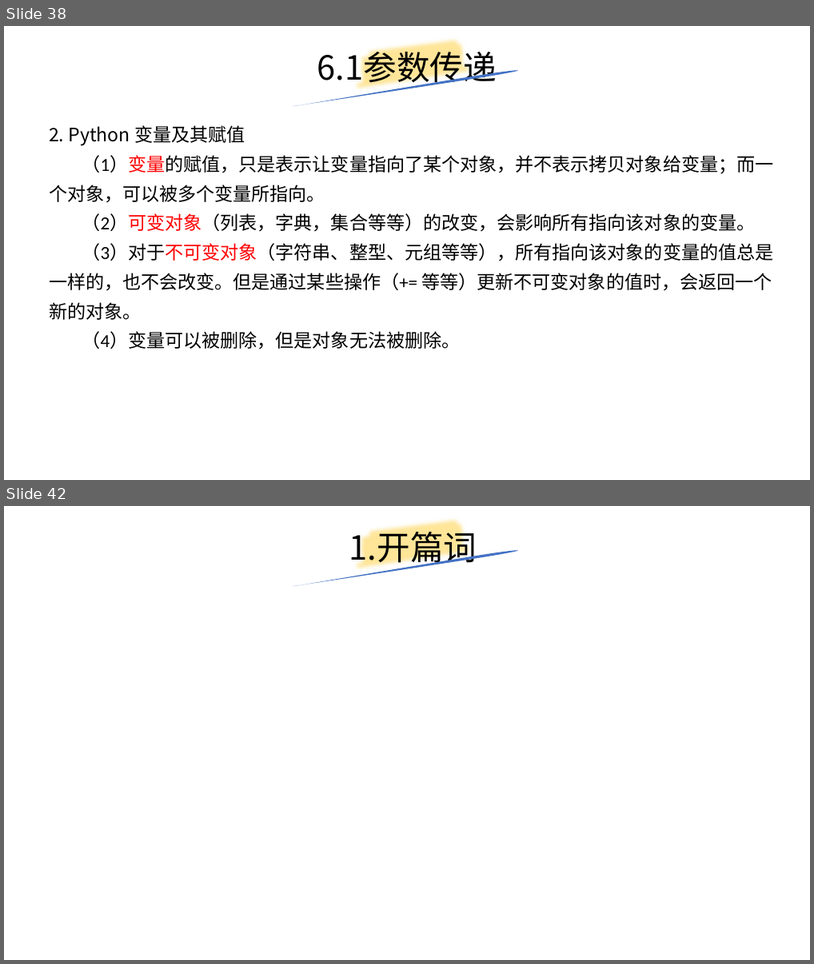
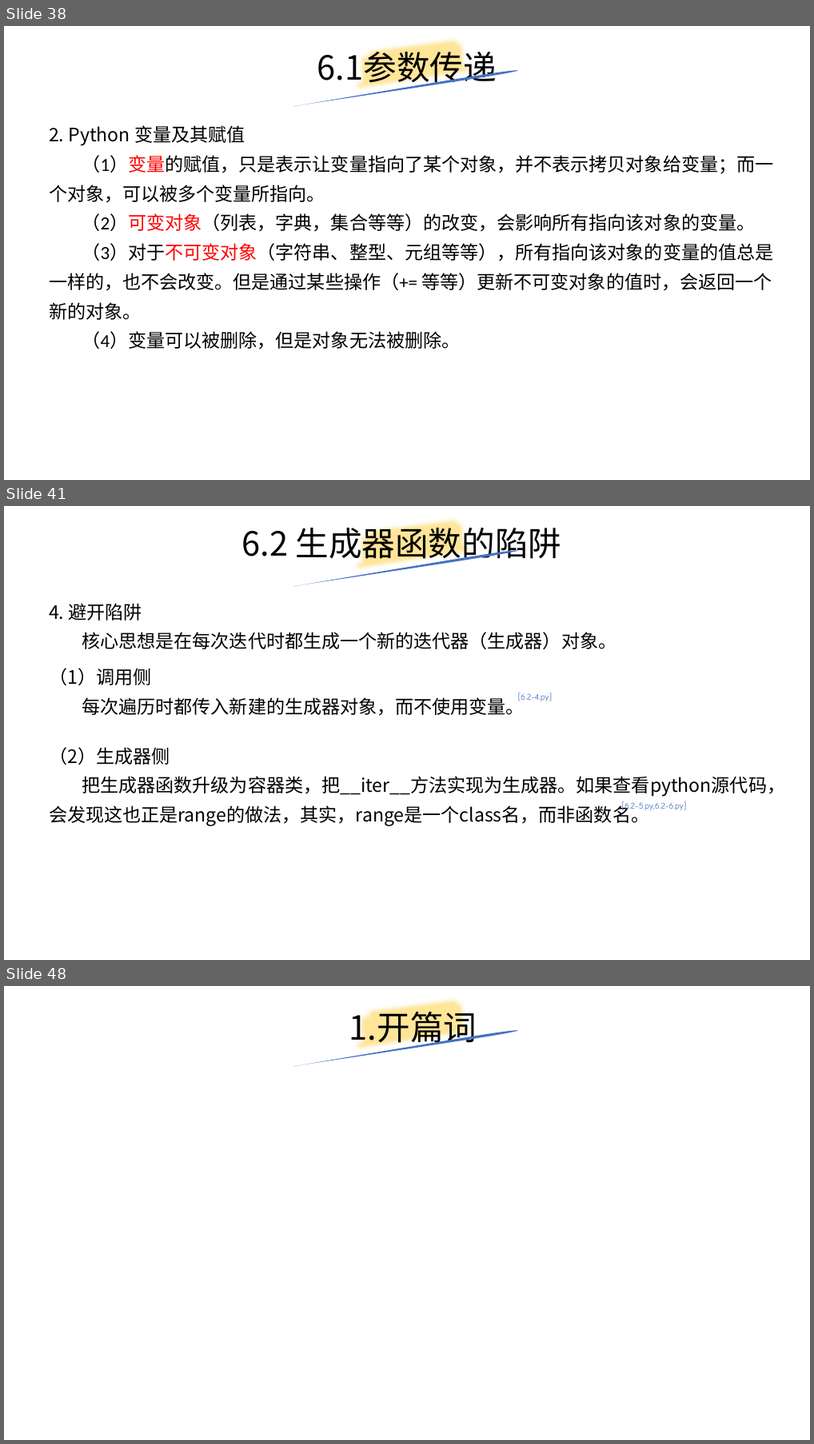
Before and after one commit to yiwenliu/CorePython, a slide deck: PPT/CorePython.pptx. Shown one above the other, each under a label of ours: slides 38 and 42 before the commit, slides 38, 41 and 48 after it; the slides between them are not shown. The pictures are 814x964 and 814x1444 pixels, drawn with LibreOffice and Linux fonts; fonts in the diff are those of the drawing. Boxes give left, top, right and bottom in pixels: in the first picture for what was removed or moved away, otherwise in the second. Text is boxed around its words. In the diff, an @@ line names an element or a change of style, - is before the commit and + after.

```diff
--- a/PPT/CorePython.pptx
+++ b/PPT/CorePython.pptx
@@ slide 41 added at [4,506,810,960], background #FFFFFF @@
@@ title added at [242,522,562,564], 39.6 pt, text #000000 @@
+6.2 生成器函数的陷阱
@@ freeform shape added at [353,506,476,586], outline #FFE699 16 pt @@
@@ freeform shape added at [292,549,519,586], fill #4472C4 @@
@@ text added at [49,603,617,649], 22 pt, text #000000 @@
+4. 避开陷阱
+核心思想是在每次迭代时都生成一个新的迭代器（生成器）对象。
@@ text added at [49,668,524,716], 22 pt, text #000000 @@
+（1）调用侧
+每次遍历时都传入新建的生成器对象，而不使用变量。
@@ text added at [518,692,552,701], 18 pt, text #4472C4 @@
+[6.2-4.py]
@@ text added at [49,747,786,826], 22 pt, text #000000 @@
+（2）生成器侧
+把生成器函数升级为容器类，把__iter__方法实现为生成器。如果查看python源代码，会发现这也正是range的做法，其实，range是一个class名，而非函数名。
@@ text added at [622,801,687,812], 18 pt, text #4472C4 @@
+[6.2-5.py,6.2-6.py]
@@ what was slide 42 is now slide 48 @@
```
Also in this commit, not shown: 1 slide changed, 7 other slides added, 2 slides removed, 10 other files.
